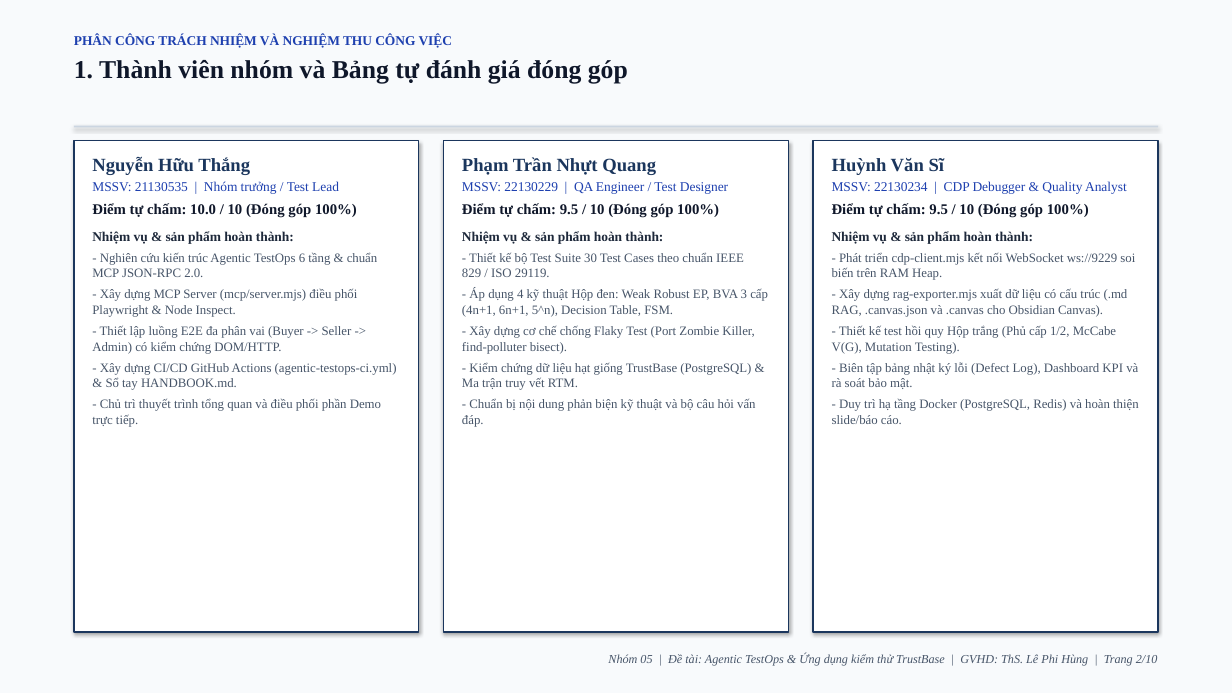
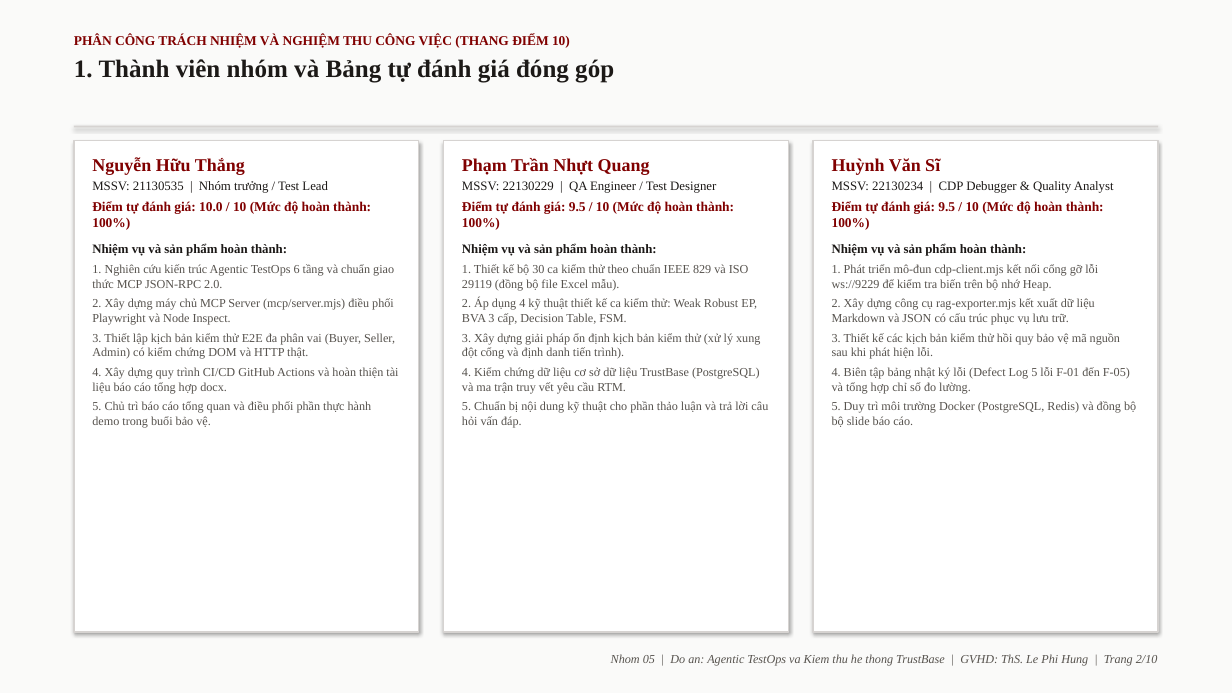
Before and after one commit to justpassingByte/agentic-test-ops, a slide deck: slide 2 of Nhom05_AgenticTestOps_ThuyetTrinh.pptx. Drawn at 1232x693 pixels with LibreOffice and Linux fonts; fonts in the diff are those of the drawing. Boxes give left, top, right and bottom in pixels: in the first picture for what was removed or moved away, otherwise in the second. Text is boxed around its words. In the diff, an @@ line names an element or a change of style, - is before the commit and + after.

Commit message:
docs: streamline submission deliverables into 4 core sections and 10 academic slides without blue theme

```diff
--- a/Nhom05_AgenticTestOps_ThuyetTrinh.pptx
+++ b/Nhom05_AgenticTestOps_ThuyetTrinh.pptx
@@ rectangle at (x1=0, y1=0, x2=1232, y2=693): fill #F8FAFC to #FAFAF9 @@
@@ text at (x1=74, y1=35, x2=570, y2=48): text changed; text colour #1E40AF to #800000 @@
-PHÂN CÔNG TRÁCH NHIỆM VÀ NGHIỆM THU CÔNG VIỆC
+PHÂN CÔNG TRÁCH NHIỆM VÀ NGHIỆM THU CÔNG VIỆC (THANG ĐIỂM 10)
@@ text at (x1=74, y1=59, x2=614, y2=83): size 20 to 19.5 pt, text colour #0F172A to #1C1917 in "1. Thành viên nhóm và Bảng tự ..." @@
@@ outline #1B365D 1 pt to #D6D3D1 1 pt in 3 elements at (x1=444, y1=140, x2=788, y2=632), (x1=813, y1=140, x2=1158, y2=632), (x1=74, y1=140, x2=419, y2=632) @@
@@ rectangle at (x1=74, y1=126, x2=1158, y2=128): fill #CBD5E1 to #D6D3D1 @@
@@ text at (x1=92, y1=157, x2=328, y2=193): size 14.5 to 14 pt, text colour #1B365D to #800000 in "Nguyễn Hữu Thắng"; size 10.5 to 10 pt, text colour #1E40AF to #1C1917 in "MSSV: 21130535 | Nhóm trưởng / Test ..." @@
@@ text at (x1=462, y1=158, x2=716, y2=193): size 14.5 to 14 pt, text colour #1B365D to #800000 in "Phạm Trần Nhựt Quang"; size 10.5 to 10 pt, text colour #1E40AF to #1C1917 in "MSSV: 22130229 | QA Engineer / Test ..." @@
@@ text at (x1=832, y1=158, x2=1114, y2=193): size 14.5 to 14 pt, text colour #1B365D to #800000 in "Huỳnh Văn Sĩ"; size 10.5 to 10 pt, text colour #1E40AF to #1C1917 in "MSSV: 22130234 | CDP Debugger & Quality ..." @@
@@ text at (x1=92, y1=201, x2=398, y2=428): text changed; size 10 to 9.5 pt; text colour #475569 to #57534E @@
-Điểm tự chấm: 10.0 / 10 (Đóng góp 100%)
-Nhiệm vụ & sản phẩm hoàn thành:
-- Nghiên cứu kiến trúc Agentic TestOps 6 tầng & chuẩn MCP JSON-RPC 2.0.
-- Xây dựng MCP Server (mcp/server.mjs) điều phối Playwright & Node Inspect.
-- Thiết lập luồng E2E đa phân vai (Buyer -> Seller -> Admin) có kiểm chứng DOM/HTTP.
-- Xây dựng CI/CD GitHub Actions (agentic-testops-ci.yml) & Sổ tay HANDBOOK.md.
-- Chủ trì thuyết trình tổng quan và điều phối phần Demo trực tiếp.
+Điểm tự đánh giá: 10.0 / 10 (Mức độ hoàn thành: 100%)
+Nhiệm vụ và sản phẩm hoàn thành:
+1. Nghiên cứu kiến trúc Agentic TestOps 6 tầng và chuẩn giao thức MCP JSON-RPC 2.0.
+2. Xây dựng máy chủ MCP Server (mcp/server.mjs) điều phối Playwright và Node Inspect.
+3. Thiết lập kịch bản kiểm thử E2E đa phân vai (Buyer, Seller, Admin) có kiểm chứng DOM và HTTP thật.
+4. Xây dựng quy trình CI/CD GitHub Actions và hoàn thiện tài liệu báo cáo tổng hợp docx.
+5. Chủ trì báo cáo tổng quan và điều phối phần thực hành demo trong buổi bảo vệ.
@@ text at (x1=462, y1=201, x2=768, y2=428): text changed; size 10 to 9.5 pt; text colour #475569 to #57534E @@
-Điểm tự chấm: 9.5 / 10 (Đóng góp 100%)
-Nhiệm vụ & sản phẩm hoàn thành:
-- Thiết kế bộ Test Suite 30 Test Cases theo chuẩn IEEE 829 / ISO 29119.
-- Áp dụng 4 kỹ thuật Hộp đen: Weak Robust EP, BVA 3 cấp (4n+1, 6n+1, 5^n), Decision Table, FSM.
-- Xây dựng cơ chế chống Flaky Test (Port Zombie Killer, find-polluter bisect).
-- Kiểm chứng dữ liệu hạt giống TrustBase (PostgreSQL) & Ma trận truy vết RTM.
-- Chuẩn bị nội dung phản biện kỹ thuật và bộ câu hỏi vấn đáp.
+Điểm tự đánh giá: 9.5 / 10 (Mức độ hoàn thành: 100%)
+Nhiệm vụ và sản phẩm hoàn thành:
+1. Thiết kế bộ 30 ca kiểm thử theo chuẩn IEEE 829 và ISO 29119 (đồng bộ file Excel mẫu).
+2. Áp dụng 4 kỹ thuật thiết kế ca kiểm thử: Weak Robust EP, BVA 3 cấp, Decision Table, FSM.
+3. Xây dựng giải pháp ổn định kịch bản kiểm thử (xử lý xung đột cổng và định danh tiến trình).
+4. Kiểm chứng dữ liệu cơ sở dữ liệu TrustBase (PostgreSQL) và ma trận truy vết yêu cầu RTM.
+5. Chuẩn bị nội dung kỹ thuật cho phần thảo luận và trả lời câu hỏi vấn đáp.
@@ text at (x1=832, y1=201, x2=1136, y2=427): text changed; size 10 to 9.5 pt; text colour #475569 to #57534E @@
-Điểm tự chấm: 9.5 / 10 (Đóng góp 100%)
-Nhiệm vụ & sản phẩm hoàn thành:
-- Phát triển cdp-client.mjs kết nối WebSocket ws://9229 soi biến trên RAM Heap.
-- Xây dựng rag-exporter.mjs xuất dữ liệu có cấu trúc (.md RAG, .canvas.json và .canvas cho Obsidian Canvas).
-- Thiết kế test hồi quy Hộp trắng (Phủ cấp 1/2, McCabe V(G), Mutation Testing).
-- Biên tập bảng nhật ký lỗi (Defect Log), Dashboard KPI và rà soát bảo mật.
-- Duy trì hạ tầng Docker (PostgreSQL, Redis) và hoàn thiện slide/báo cáo.
+Điểm tự đánh giá: 9.5 / 10 (Mức độ hoàn thành: 100%)
+Nhiệm vụ và sản phẩm hoàn thành:
+1. Phát triển mô-đun cdp-client.mjs kết nối cổng gỡ lỗi ws://9229 để kiểm tra biến trên bộ nhớ Heap.
+2. Xây dựng công cụ rag-exporter.mjs kết xuất dữ liệu Markdown và JSON có cấu trúc phục vụ lưu trữ.
+3. Thiết kế các kịch bản kiểm thử hồi quy bảo vệ mã nguồn sau khi phát hiện lỗi.
+4. Biên tập bảng nhật ký lỗi (Defect Log 5 lỗi F-01 đến F-05) và tổng hợp chỉ số đo lường.
+5. Duy trì môi trường Docker (PostgreSQL, Redis) và đồng bộ bộ slide báo cáo.
@@ text at (x1=611, y1=654, x2=1158, y2=666): text changed; text colour #475569 to #57534E @@
-Nhóm 05 | Đề tài: Agentic TestOps & Ứng dụng kiểm thử TrustBase | GVHD: ThS. Lê Phi Hùng | Trang 2/10
+Nhom 05 | Do an: Agentic TestOps va Kiem thu he thong TrustBase | GVHD: ThS. Le Phi Hung | Trang 2/10
```
Also in this commit, not shown: 6 other slides changed, 3 slides added, 3 slides removed, 3 other files.
